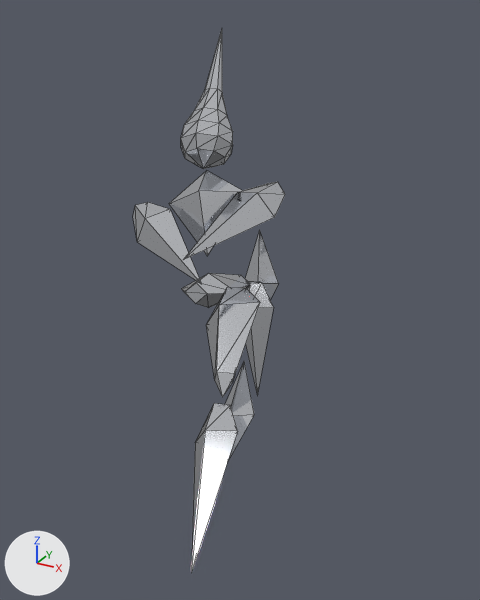
An edit to the glTF model models/mercury.glb, drawn before and after from the same camera.
One viewpoint serves both versions: a 50 mm lens placed at (1.79, -3.14, 2.53), pointed at (0.13, -0.12, 1.03). The lights are fixed; the arrows at lower left show +X, +Y and +Z. The picture after the commit comes second. Mesh edges are drawn as thin lines. Where no turn or scale is listed for an object, it has been applied to the vertices.

Script lines for the objects in view, before the commit:
```python
me_arm_l = bpy.data.meshes.new('arm_L')
me_arm_l.from_pydata(...)  # 9 vertices, 14 faces; spans x -0.14..0.14, y -0.09..0.09, z -0.8..-0.04
me_arm_l.materials.append(mat_metal)  # white #e7eaef
me_arm_r = bpy.data.meshes.new('arm_R')
me_arm_r.from_pydata(...)  # 9 vertices, 14 faces; spans x -0.14..0.14, y -0.09..0.09, z -0.8..-0.04
me_arm_r.materials.append(mat_metal)  # white #e7eaef
me_shin_l = bpy.data.meshes.new('shin_L')
me_shin_l.from_pydata(...)  # 15 vertices, 22 faces; spans x -0.133..0.172, y -0.146..0.171, z -0.819..0.332
me_shin_l.materials.append(mat_metal)  # white #e7eaef
ob_arm_l = bpy.data.objects.new('arm_L', me_arm_l)
ob_arm_l.parent = ob_chest
ob_arm_l.location = (-0.46, 0.0, 0.375)
ob_arm_l.rotation_euler = (-0.241, -0.698, 0.0)  # degrees (-14, -40, 0)
ob_arm_r = bpy.data.objects.new('arm_R', me_arm_r)
ob_arm_r.parent = ob_chest
ob_arm_r.location = (0.46, 0.0, 0.375)
ob_arm_r.rotation_euler = (-0.559, 0.698, 0.0)  # degrees (-32, 40, 0)
ob_shin_l = bpy.data.objects.new('shin_L', me_shin_l)
ob_shin_l.location = (-0.219, 0.717, 0.764)
# also in view: 'thigh_L' at (-0.24, 0.32, 0.88); 'head' at (-0.37, 0.52, 2.02); 'chest' at (-0.26, 0.15, 1.41); 'shin_R' at (0.36, -0.75, 0.46); 'thigh_R' at (0.09, -0.25, 0.85)
```
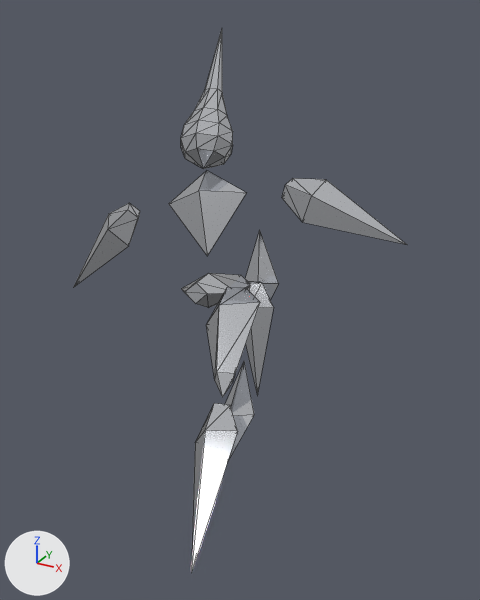
What differs and where, as boxes [x1, y1, x2, y2] in the pictures (480 x 600 px):
'arm_R', turned: before [183, 182, 285, 260]; after [282, 178, 407, 245]
'arm_L', turned: before [133, 202, 202, 284]; after [74, 203, 140, 287]

What changed in the scene script:
```text
Change ob_arm_l:
    ob_arm_l.rotation_euler: (-0.241, -0.698, 0.0) -> (0.388, 1.012, 0.0)  # degrees (-14, -40, 0) -> degrees (22, 58, 0)
Change ob_arm_r:
    ob_arm_r.rotation_euler: (-0.559, 0.698, 0.0) -> (0.0693, -1.012, 0.0)  # degrees (-32, 40, 0) -> degrees (4, -58, 0)
```
